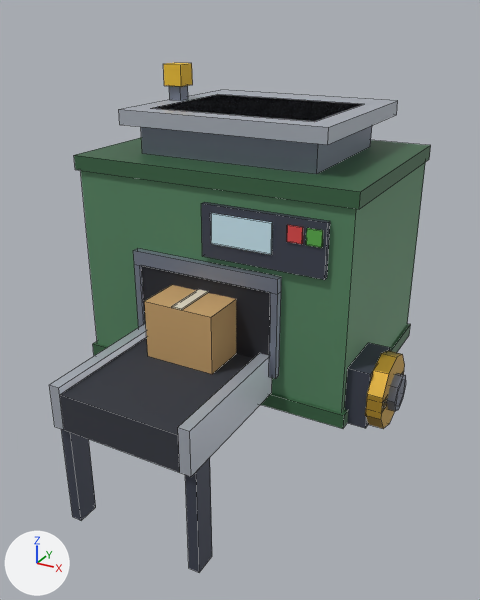
Two versions of the Blender file assets/managed-models/packhouse-floor/packer/packer.blend, one commit apart.
One viewpoint serves both versions: a camera (50 mm lens) standing at (0.869, -1.493, 1.248) and looking at (0.067, -0.034, 0.519). The axes (+X, +Y, +Z) are drawn at lower left. The lights are the same throughout. The picture after the commit comes second. Mesh edges are drawn as thin lines.

Objects in the first picture: 'packer', 'spin-x'.
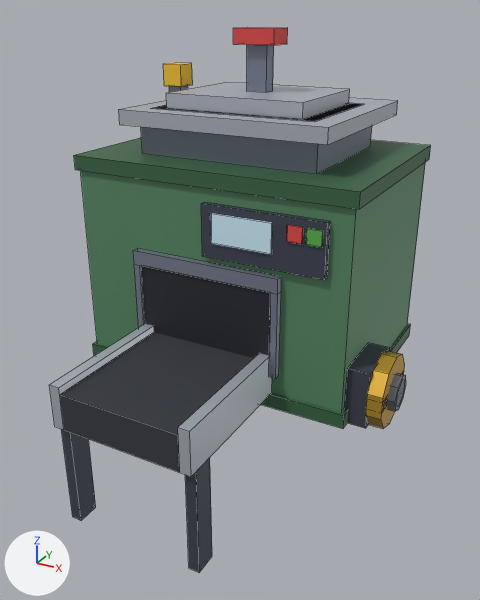
The change in detail:
Picture 'slide-up_BaseColor' (img_slide_up_basecolor) is new.
Picture 'slide-up_MaskMap' (img_slide_up_maskmap) is new.
Material 'M_slide-up' (mat_m_slide_up) is new.
Uses the picture img_slide_up_basecolor.
Uses the picture img_slide_up_maskmap.
me_packer is used by ob_packer; location (0.0, 0.0, 0.0).
me_packer had 204 vertices, 152 faces and spanned x -0.41..0.52, y -0.5..0.5, z 0.0..1.1.
me_packer now has 188 vertices, 140 faces and spans x -0.41..0.52, y -0.5..0.5, z 0.0..1.1.
me_packer part 1: the loose piece of 8 vertices spanning x -0.1..0.1, y -0.24..-0.06, z 0.4..0.56 is deleted.
me_packer part 2: the loose piece of 8 vertices spanning x -0.015..0.015, y -0.24..-0.06, z 0.56..0.564 is deleted.
Mesh me_slide_up is new.
It consists of a box spanning x -0.2..0.2, y 0.04..0.36, z 1.0..1.04; a box spanning x -0.03..0.03, y 0.18..0.22, z 1.04..1.16; a box spanning x -0.06..0.06, y 0.16..0.24, z 1.16..1.2.
It uses material mat_m_slide_up.
Object 'slide-up' (ob_slide_up) is new; it shows me_slide_up.
Its parent is ob_packer.
Its location is (0.0, 0.0, 0.0).

Location of each change, [x1, y1, x2, y2] in pixels of the pictures (480 x 600 px):
'slide-up', added: after [166, 27, 350, 119]
part 1 of me_packer, deleted (brown): before [144, 285, 236, 374]
part 2 of me_packer, deleted: before [172, 289, 208, 310]
